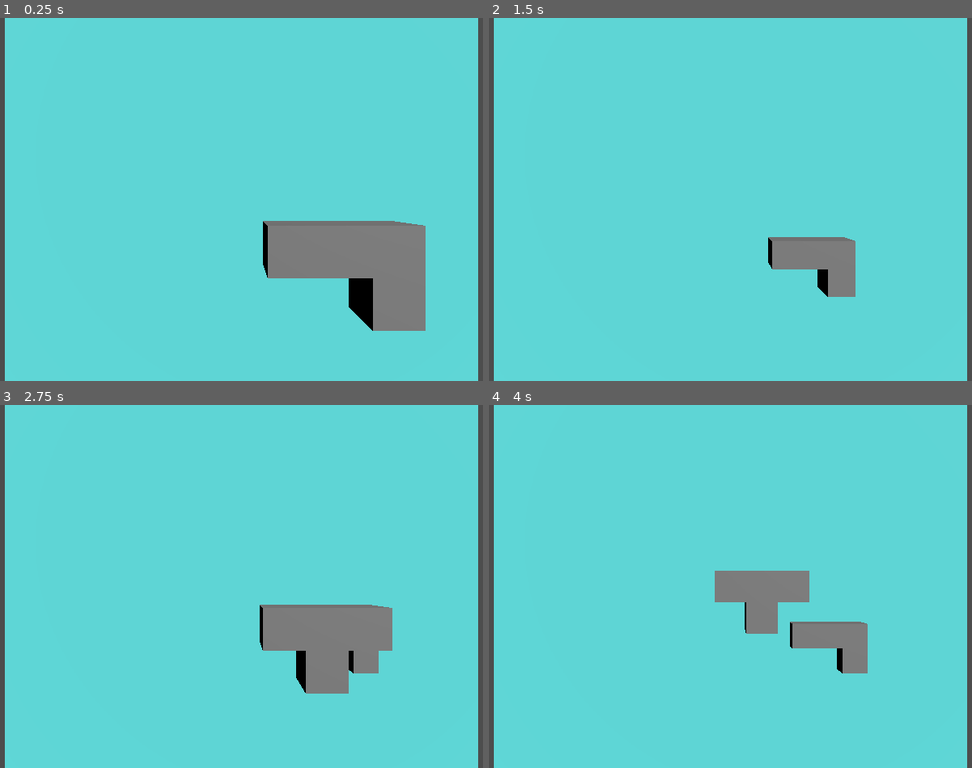
Above: before the commit, frames 1-4 (two rows, left to right).
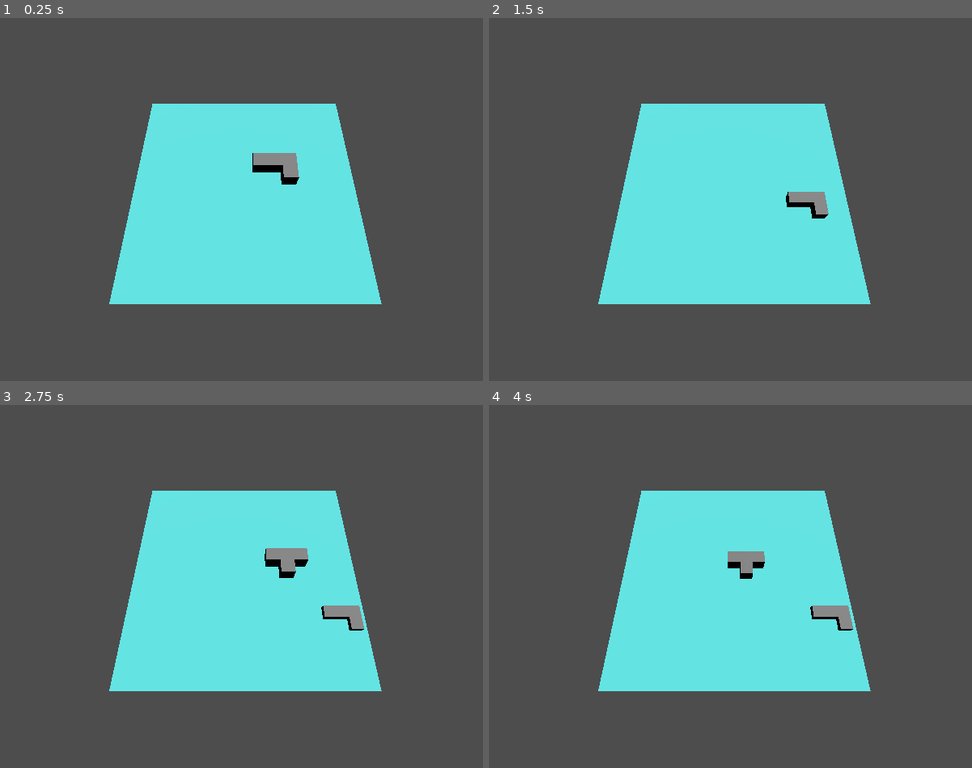
Above: after the commit, the same moments.

Repository: tuvshinerdene1/GameDevCourse2025
Game: Godot game, scene res://main.tscn
Same seed, same stepped clock (60 frames per second), same inputs: the game is played once before the commit and once after it.
Inputs:
- Up to frame 1 (0.25 s): no input
- Up to frame 2 (1.5 s): tap Enter at 0.5 s; hold Right (move_right) 0.53-1.28 s; hold Space (boost) 0.53-1.28 s; hold Down (move_down) from 1.28 s (still down); tap Space (boost) at 1.35 s
- Up to frame 3 (2.75 s): release Down (move_down) at 2.03 s; hold Right (move_right) from 2.03 s (still down); hold Space (boost) from 2.03 s (still down)
- Up to frame 4 (4 s): release Right (move_right) at 2.78 s; release Space (boost) at 2.78 s; hold Up (move_up) 2.78-3.53 s; tap Space (boost) at 2.85, 3.5 s; hold Left (move_left) from 3.53 s (still down); hold Space (boost) from 3.53 s (still down)

The runs differ from the first frame. In frame 1, 76% of the frame differs, in the area x 1-99%, y 0-100%; in frame 2, 75%; in frame 3, 77%; in frame 4, 76%.

Commit message:
added some functions

Diff:
--- a/3d-tetris/main.gd
+++ b/3d-tetris/main.gd
@@ -16,7 +16,7 @@
 var time_since_last_move: float = 0.0
 var time_since_last_move_hor: float = 0.0
 var move_interval: float = 0.0
-var grid = {}
+var grid = []
 var grid_width = 20
 var grid_height = 20
 var grid_depth = 20
@@ -61,10 +61,11 @@
 	_stop_block()
 
 func _stop_block():
-	# Lock the shape in place by adding all its grid positions
-	for grid_pos in grid_management.get_piece_grid_positions(instance):
-		grid[grid_pos] = true
-	print (grid)
+	var grid_positions = grid_management.get_piece_grid_positions(instance)
+	for grid_pos in grid_positions:
+		if not grid.has(grid_pos):  # Prevent duplicates
+			grid.append(grid_pos)
+	print("Grid after stop: ", grid)
 	_spawn_block()
 	grid_management.row_complete_handler()
 
@@ -86,23 +87,23 @@
 	if time_since_last_move_hor >= move_interval_hor:
 		var moved = false
 		var new_pos = instance.global_position
-		if Input.is_action_just_pressed("move_down"):
+		# Use is_action_pressed for continuous movement
+		if Input.is_action_pressed("move_down"):
 			new_pos += Vector3(0, 0, 1) * grid_size
 			moved = true
-		elif Input.is_action_just_pressed("move_up"):
+		elif Input.is_action_pressed("move_up"):
 			new_pos += Vector3(0, 0, -1) * grid_size
 			moved = true
-		elif Input.is_action_just_pressed("move_right"):
+		elif Input.is_action_pressed("move_right"):
 			new_pos += Vector3(1, 0, 0) * grid_size
 			moved = true
-		elif Input.is_action_just_pressed("move_left"):
+		elif Input.is_action_pressed("move_left"):
 			new_pos += Vector3(-1, 0, 0) * grid_size
 			moved = true
+
 		if moved and grid_management.can_move_to(new_pos):
-		#if grid_management.can_move_to(new_pos):
 			instance.global_position = new_pos
 			time_since_last_move_hor = 0
-
 func _clear():
 	if instance != null:
 		instance = null
--- a/3d-tetris/main.tscn
+++ b/3d-tetris/main.tscn
@@ -26,11 +26,11 @@
 mesh = SubResource("BoxMesh_ig7tw")
 
 [node name="DirectionalLight3D" type="DirectionalLight3D" parent="."]
-transform = Transform3D(0.773254, -0.338297, 0.536314, -0.634096, -0.412539, 0.654013, 5.96046e-08, -0.845793, -0.533511, 0, 15.8837, 0)
+transform = Transform3D(0.773254, -0.338297, 0.536314, -0.617767, -0.211208, 0.757466, -0.142975, -0.917031, -0.372306, -0.176361, 320.567, 232.438)
 shadow_enabled = true
 
 [node name="Camera3D" type="Camera3D" parent="."]
-transform = Transform3D(1, 0, 0, 0, -4.37114e-08, 1, 0, -1, -4.37114e-08, 0, 100, 0)
+transform = Transform3D(1, 0, 0, 0, 0.422618, 0.906308, 0, -0.906308, 0.422618, -2.85068, 190, 103.837)
 
 [node name="spawnPoint" type="Node3D" parent="."]
 transform = Transform3D(1, 0, 0, 0, 1, 0, 0, 0, 1, 5, 45, 5)
--- a/3d-tetris/scripts/grid_managements.gd
+++ b/3d-tetris/scripts/grid_managements.gd
@@ -1,6 +1,6 @@
 class_name GridManager extends Node
 
-var grid = {}
+var grid = []
 var grid_width
 var grid_height
 var grid_depth
@@ -17,11 +17,16 @@
 
 
 func grid_position(pos: Vector3) -> Vector3i:
-	return Vector3i(round(pos.x / grid_size), round(pos.y / grid_size), round(pos.z / grid_size))
+	var snapped = snap_to_grid(pos)
+	return Vector3i(snapped.x / grid_size, snapped.y / grid_size, snapped.z / grid_size)
 
 func snap_to_grid(pos: Vector3) -> Vector3:
-	var grid_pos = grid_position(pos)
-	return Vector3(grid_pos.x, grid_pos.y, grid_pos.z) * grid_size
+	return Vector3(
+		round(pos.x / grid_size) * grid_size,
+		round(pos.y / grid_size) * grid_size,
+		round(pos.z / grid_size) * grid_size
+	)
+
 
 func get_piece_grid_positions(piece: Node3D) -> Array:
 	var positions = []
@@ -40,20 +45,31 @@
 
 func can_move_to(new_pos: Vector3) -> bool:
 	var new_piece_positions = get_piece_grid_positions_at_pos(instance, new_pos)
+	print("Checking move to: ", new_pos, " Grid positions: ", new_piece_positions)
 	for pos in new_piece_positions:
 		if pos.y < 0 or pos.y >= grid_height or pos.x < 0 or pos.x >= grid_width or pos.z < 0 or pos.z >= grid_depth:
+			print("Out of bounds at: ", pos)
 			return false
 		if grid.has(pos):
+			print("Collision at: ", pos)
 			return false
 	return true
 
+func get_piece_local_positions(piece: Node3D) -> Array:
+	var local_positions = []
+	for child in piece.get_children():
+		if child is Node3D:
+			# Get the local offset, which is constant regardless of parent's global pos
+			var local_pos = grid_position(child.position)
+			local_positions.append(local_pos)
+	return local_positions
+
 func get_piece_grid_positions_at_pos(piece: Node3D, target_pos: Vector3) -> Array:
 	var positions = []
-	var piece_pos = grid_position(target_pos)
-	for child in piece.get_children():
-		if child is Node3D:
-			var local_pos = grid_position(child.global_position - piece.global_position)
-			positions.append(piece_pos + local_pos)
+	var new_parent_grid_pos = grid_position(snap_to_grid(target_pos))
+	var local_positions = get_piece_local_positions(piece)
+	for local_pos in local_positions:
+		positions.append(new_parent_grid_pos + local_pos)
 	return positions
 
 func row_complete_handler():
